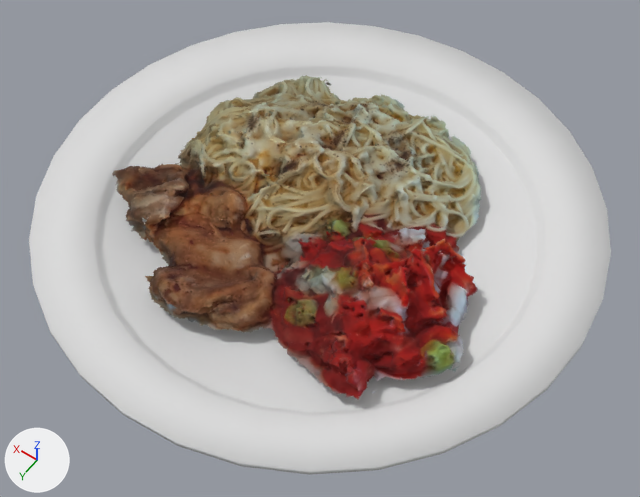
Two versions of the glTF model assets/Makarna.glb, one commit apart.
Both versions are drawn from a camera (50 mm lens) standing at (-0.252, 0.353, 0.522) and looking at (-0.015, 0.021, 0.002). Lighting does not change. The marker at lower left points along +X, +Y and +Z.

Objects in the first picture: 'Cylinder_Cylinder.001', 'Makarna2'.
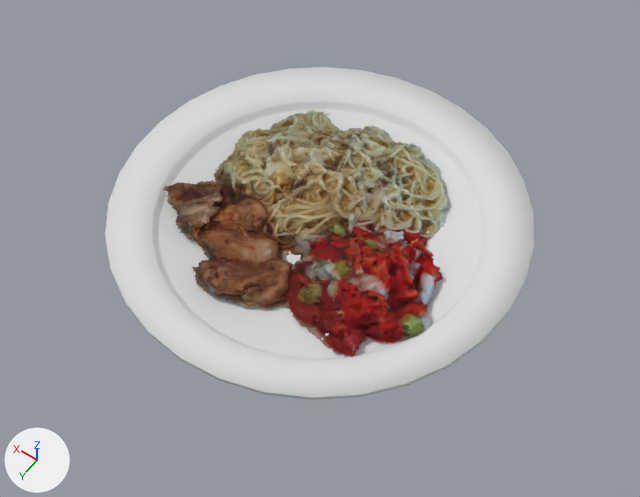
What differs and where, as boxes [x1, y1, x2, y2] in the pictures (640 x 497 px):
'Cylinder_Cylinder.001', rescaled (26% narrower, 26% shorter)
    before: [29, 22, 611, 475]
    after: [105, 67, 534, 400]
'Makarna2', moved, rescaled (23% narrower, 24% shorter)
    before: [112, 75, 481, 400]
    after: [164, 110, 448, 357]

Diff of the bpy script that builds the scene:
```diff
--- a/assets/Makarna.glb.py
+++ b/assets/Makarna.glb.py
@@ ob_cylinder_cylinder_001 @@
 ob_cylinder_cylinder_001.rotation_euler = (1.571, 0.0, 0.0)  # degrees (90, 0, 0)
+ob_cylinder_cylinder_001.scale = (0.75, 0.75, 0.75)
@@ ob_makarna2 @@
 ob_makarna2 = bpy.data.objects.new('Makarna2', me_makarna2)
-ob_makarna2.location = (-0.0063, -1.3232, -0.0095)
+ob_makarna2.location = (-0.0063, -1.0321, -0.0138)
 ob_makarna2.rotation_euler = (1.692, 2.35, 0.0865)  # degrees (97, 135, 5)
-ob_makarna2.scale = (0.18, 0.18, 0.18)
+ob_makarna2.scale = (0.14, 0.14, 0.14)
```
